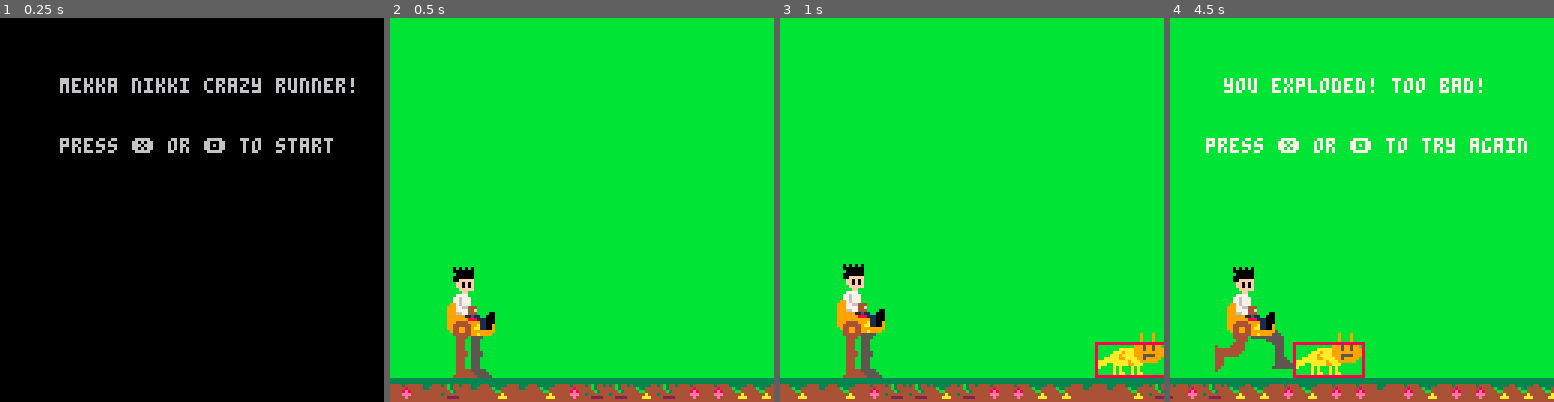
Above: before the commit, frames 1-4 (left to right).
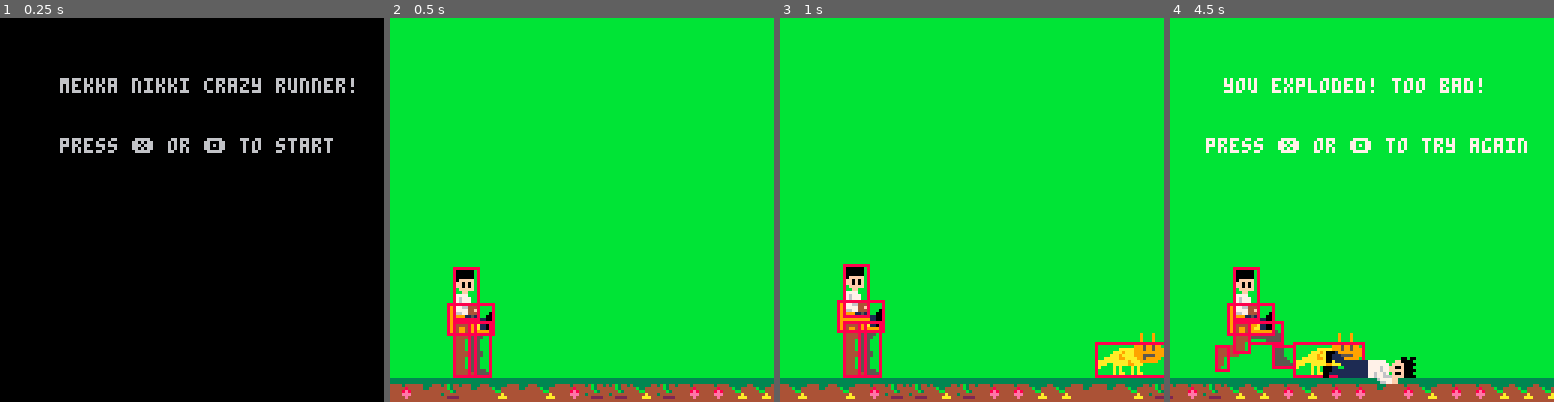
Above: after the commit, the same moments.

Repository: HingeAntoine/MekkaRunner
Game: PICO-8 cartridge mekkarunner.p8
Two runs of this game, one before a commit and one after it. Both use one fixed random seed, a clock stepped at 60 frames per second and the inputs below.
Inputs:
- Up to frame 1 (0.25 s): no input
- Up to frame 2 (0.5 s): tap X (X key) at 0.33 s
- Up to frame 3 (1 s): tap O (Z key) at 0.7 s
- Up to frame 4 (4.5 s): tap X (X key) at 1.07, 1.85, 2.97, 4.08 s; tap O (Z key) every 0.4 s from 1.7 to 4.1 s; hold Up 2.15-2.42 s

Frame 1 is identical in both runs. In frame 2, 1.1% of the frame differs, in the area x 14-28%, y 64-94%; in frame 3, 1.1%; in frame 4, 2.4%, in the area x 11-65%, y 64-96%.

Commit message:
End screen animation stub

Diff:
--- a/mekkarunner.p8
+++ b/mekkarunner.p8
@@ -330,7 +330,7 @@
  body.frontleg:draw()
 
  --draw hitboxes
- local drawhit = false
+ local drawhit = true
  if drawhit then
   body.body:drawhit()
   foreach(body.mac,
@@ -431,6 +431,15 @@
  end
 end
 
+function animate_fall()
+  palt(0,false)
+  palt(11,true)
+  spr(75,50,106,4,2)
+  palt(0,true)
+  palt(11,false)
+  spr(107,68,115)
+end
+
 --*******************
 function _init()
  cls()
@@ -456,6 +465,7 @@
   print("you exploded! too bad!",18,20,7)
   print("press ❎ or 🅾️ to try again",
    12,40,7)
+  animate_fall()
   return
  end
 
Not shown, changed: 22 lines of the sprite sheet (__gfx__) section of mekkarunner.p8
